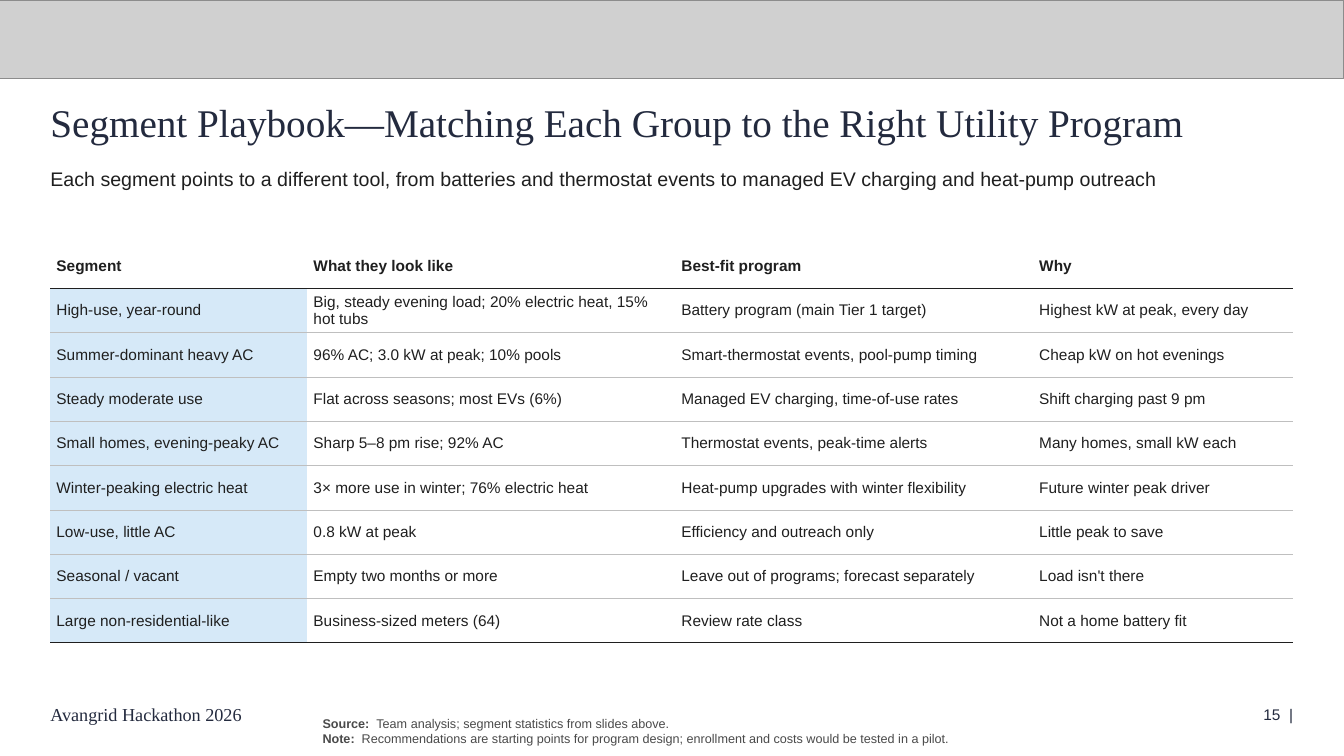
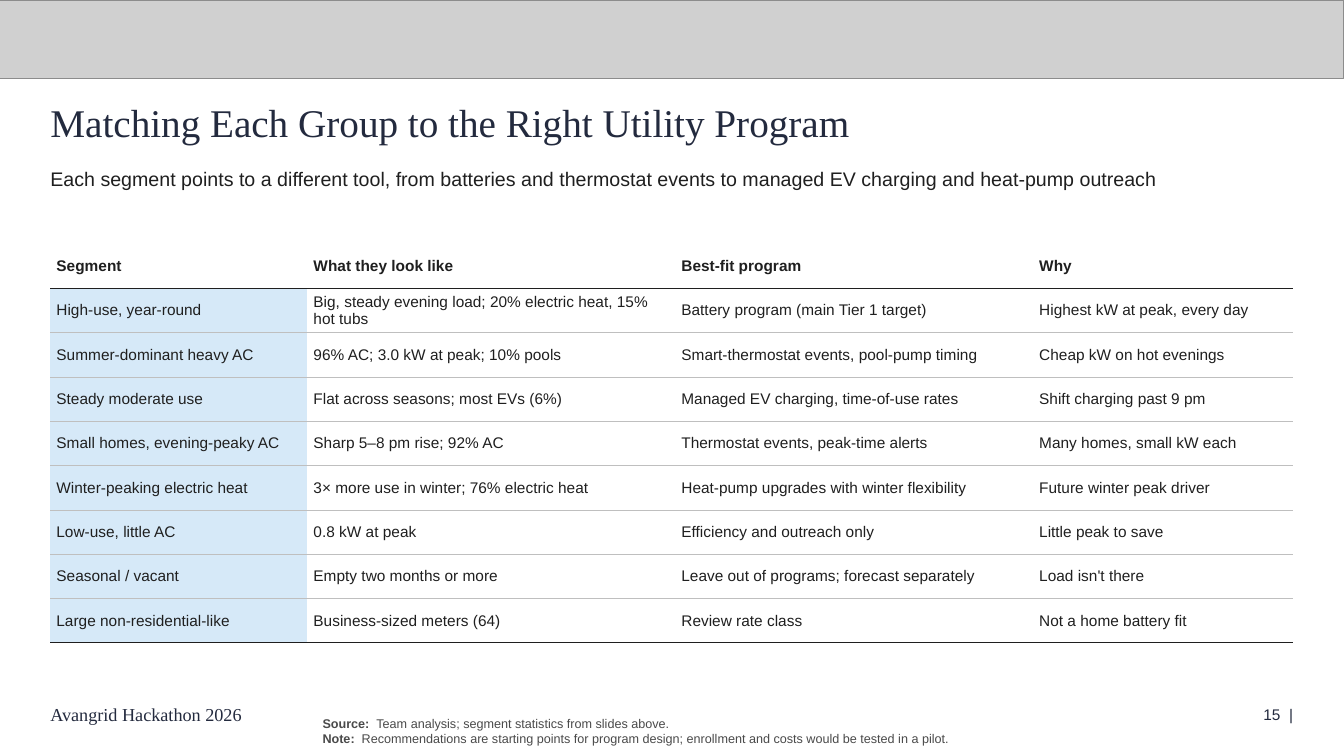
Before and after one commit to heidzehu/avangrid-hackathon-2026, a slide deck: slide 15 of deck/06_DNH Energy_Final Submission.pptx. Drawn at 1344x756 pixels with LibreOffice and Linux fonts; fonts in the diff are those of the drawing; grey boxes stand for pictures. Boxes give left, top, right and bottom in pixels: in the first picture for what was removed or moved away, otherwise in the second. Text is boxed around its words. In the diff, an @@ line names an element or a change of style, - is before the commit and + after.

```diff
--- a/deck/06_DNH Energy_Final Submission.pptx
+++ b/deck/06_DNH Energy_Final Submission.pptx
@@ title at <box>50,109,849,145</box>: text changed @@
-Segment Playbook—Matching Each Group to the Right Utility Program
+Matching Each Group to the Right Utility Program
```
Also in this commit, not shown: 1 other slide changed.
